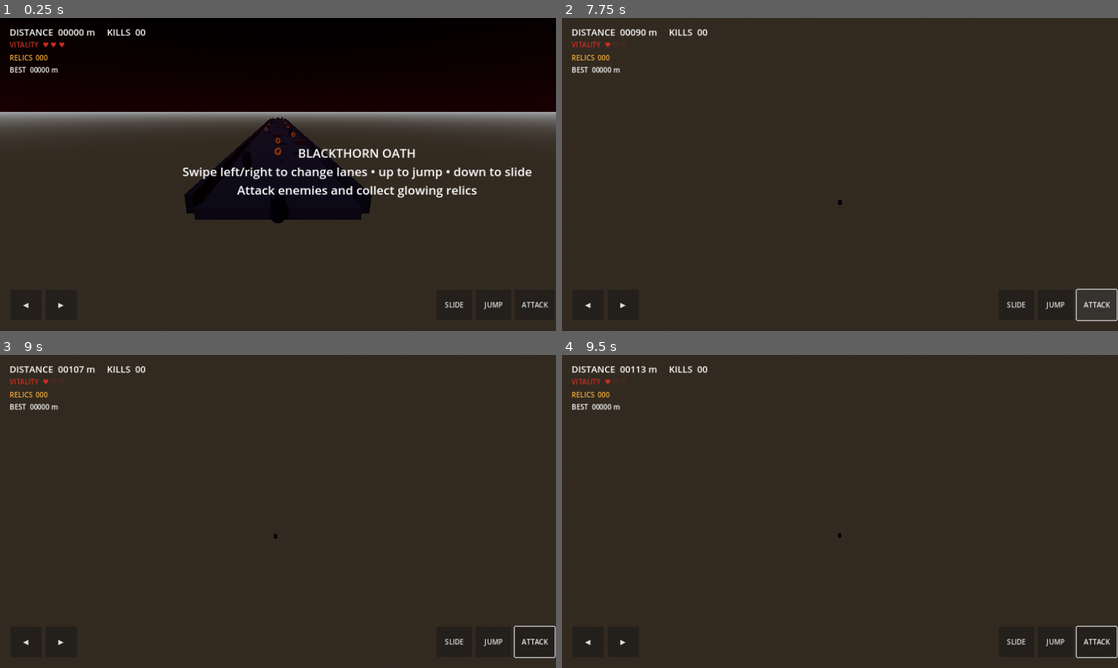
Above: before the commit, frames 1-4 (two rows, left to right).
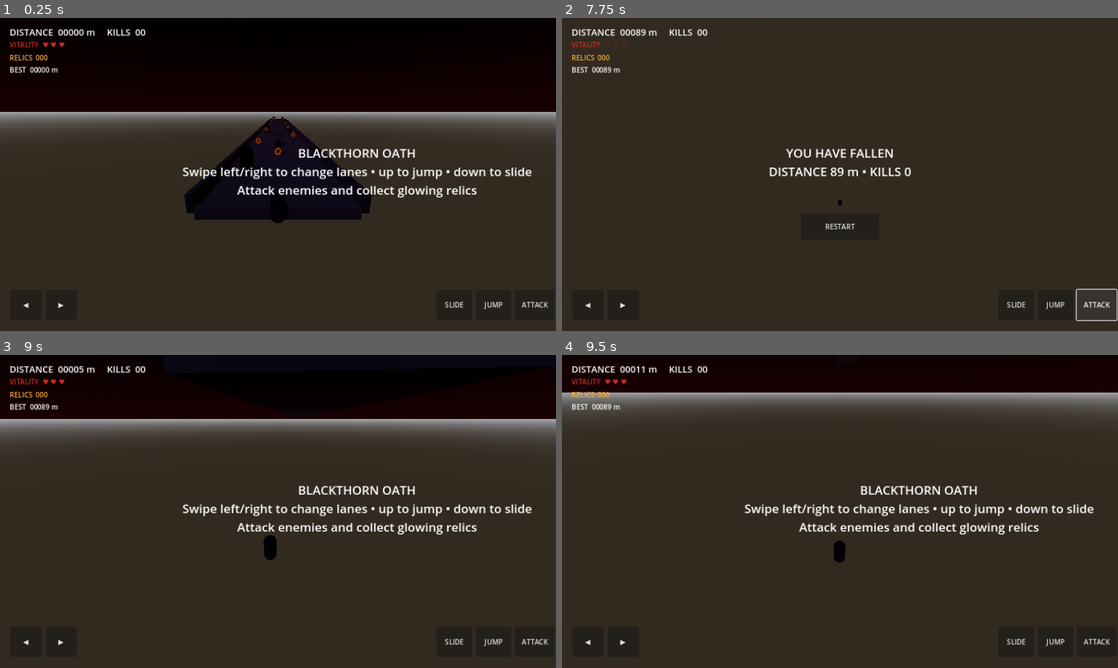
Above: after the commit, the same moments.

Repository: nebiladonay-hash/blackthorn-oath
Game: Godot game, scene res://scenes/main.tscn
Two runs of this game, one before a commit and one after it. Both use one fixed random seed, a clock stepped at 60 frames per second and the inputs below.
Inputs (mouse positions are in pixels of both pictures, inside the frame that each line leads up to):
- Up to frame 1 (0.25 s): no input
- Up to frame 2 (7.75 s): move the mouse to (962, 158) at 0.52 s; hold D (lane_right) 0.53-1.28 s; tap F (attack) at 0.6, 2.1, 4.35 s; click (962, 158) at 0.67 s; tap Space (jump) at 0.77, 1.52, 3.02, 4.52 s; move the mouse to (728, 190) at 1.27 s; hold A (lane_left) 1.28-2.03 s; tap S (slide) at 1.35, 2.85 s; move the mouse to (895, 105) at 2.02 s; hold D (lane_right) 2.03-3.5 s; move the mouse to (812, 237) at 2.77 s; click (812, 237) at 2.92 s; click "◀" at 3.5 s; move the mouse to (1006, 221) at 4.27 s; hold A (lane_left) 4.28-5 s; click "▶" at 5 s; click "SLIDE" at 5.75 s; click "JUMP" at 6.5 s; click "ATTACK" at 7.25 s
- Up to frame 3 (9 s): click (278, 564) at 8 s, where only the run after the commit has a clickable "RESTART"; move the mouse to (111, 464) at 8.77 s; hold A (lane_left) from 8.78 s (still down); tap S (slide) at 8.85 s
- Up to frame 4 (9.5 s): keep holding A (lane_left); tap Space (jump) at 9.02 s

The runs differ from the first frame. In frame 1, less than 0.1% of the frame differs, in the area x 43-52%, y 31-48%; in frame 2, 0.8%; in frame 3, 28%, in the area x 0-100%, y 0-97%; in frame 4, 20%.

Commit message:
Spawn randomized Hollow Guard, Bloodhound, and Executioner enemies

Diff:
--- a/scripts/main.gd
+++ b/scripts/main.gd
@@ -163,6 +163,7 @@
 		var pz := -7.0 - float(row) * 8.0
 		if rng.randf() < 0.55:
 			var enemy := EnemyScript.new()
+			enemy.configure(rng.randi_range(0, 2))
 			enemy.position = Vector3(float(lane - 1) * LANE_WIDTH, 0, pz)
 			segment.add_child(enemy)
 		else:
